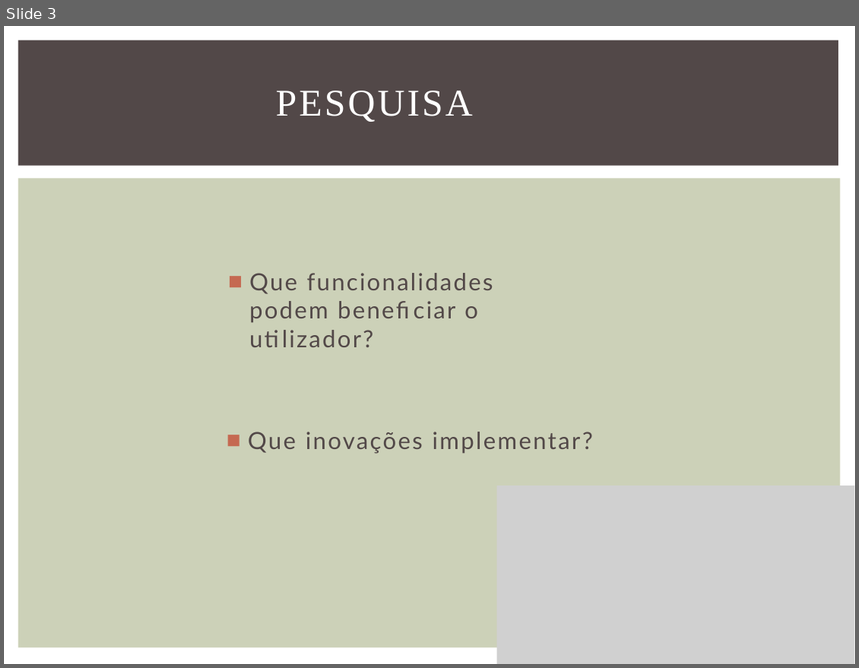
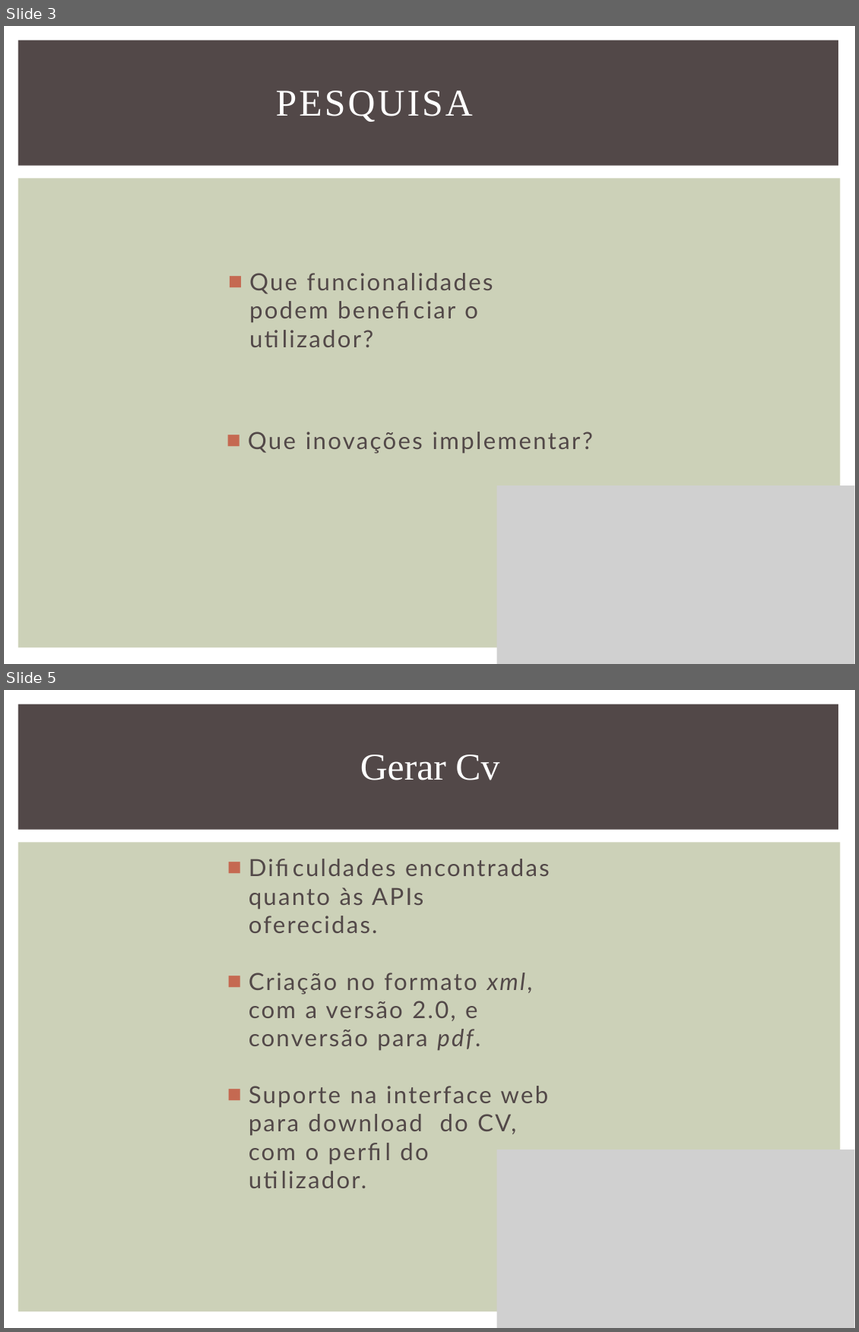
Before and after one commit to ricardobranco/LI4, a slide deck: Relatorios/apr-3-PL3-20.pptx. Shown one above the other, each under a label of ours: slide 3 before the commit, slides 3 and 5 after it; the slides between them are not shown. The pictures are 859x668 and 859x1332 pixels, drawn with LibreOffice and Linux fonts; fonts in the diff are those of the drawing; grey boxes stand for pictures. Boxes give left, top, right and bottom in pixels: in the first picture for what was removed or moved away, otherwise in the second. Text is boxed around its words. In the diff, an @@ line names an element or a change of style, - is before the commit and + after.

```diff
--- a/Relatorios/apr-3-PL3-20.pptx
+++ b/Relatorios/apr-3-PL3-20.pptx
@@ slide 5 added at box(4, 690, 855, 1328), background #FFFFFF; not listed: 2 template elements that a slide beside it also shows @@
@@ title added at box(360, 755, 500, 780), 32 pt, text #FFFFFF @@
+Gerar Cv
@@ text added at box(249, 859, 550, 1160), 20 pt, text #524848 @@
+■ Dificuldades encontradas quanto às APIs oferecidas.
+■ Criação no formato xml, com a versão 2.0, e conversão para pdf.
+■ Suporte na interface web para download do CV, com o perfil do utilizador.
@@ picture added at box(496, 1150, 854, 1328) @@
```
Also in this commit, not shown: 1 slide changed, 3 other slides added.
